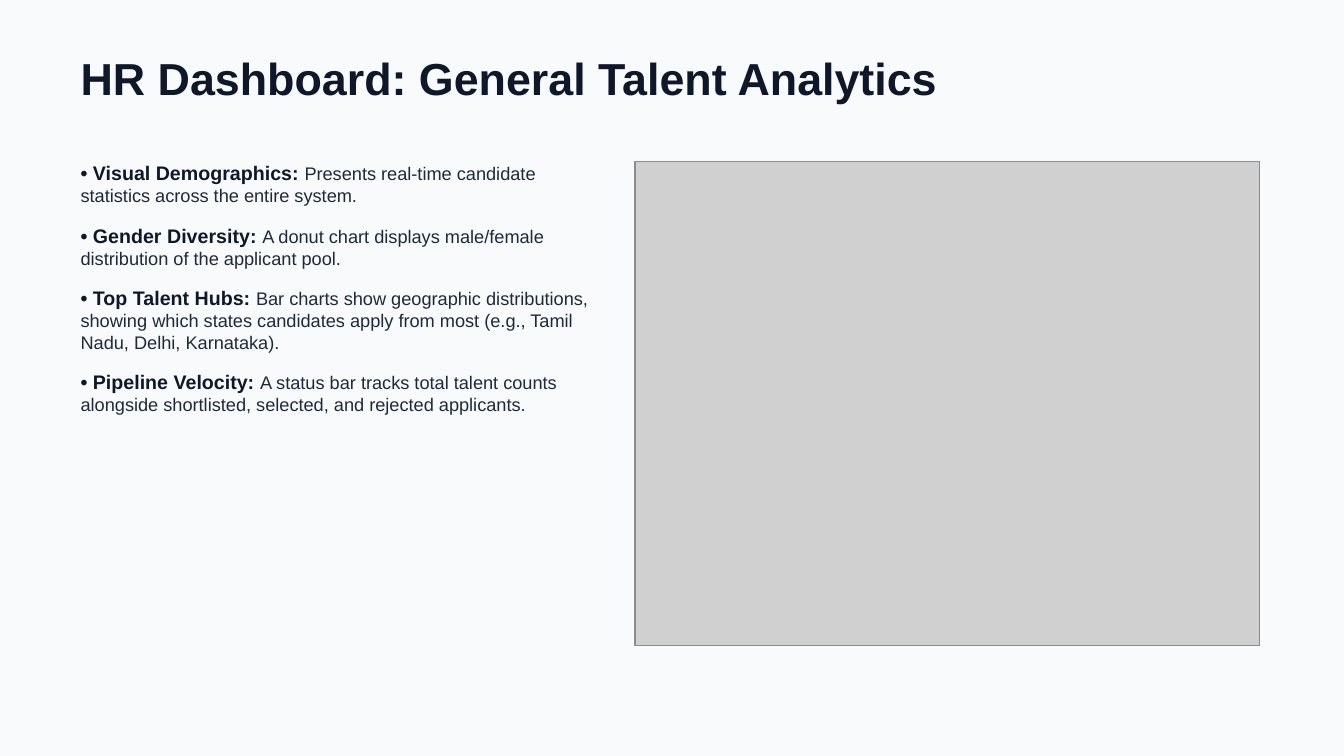
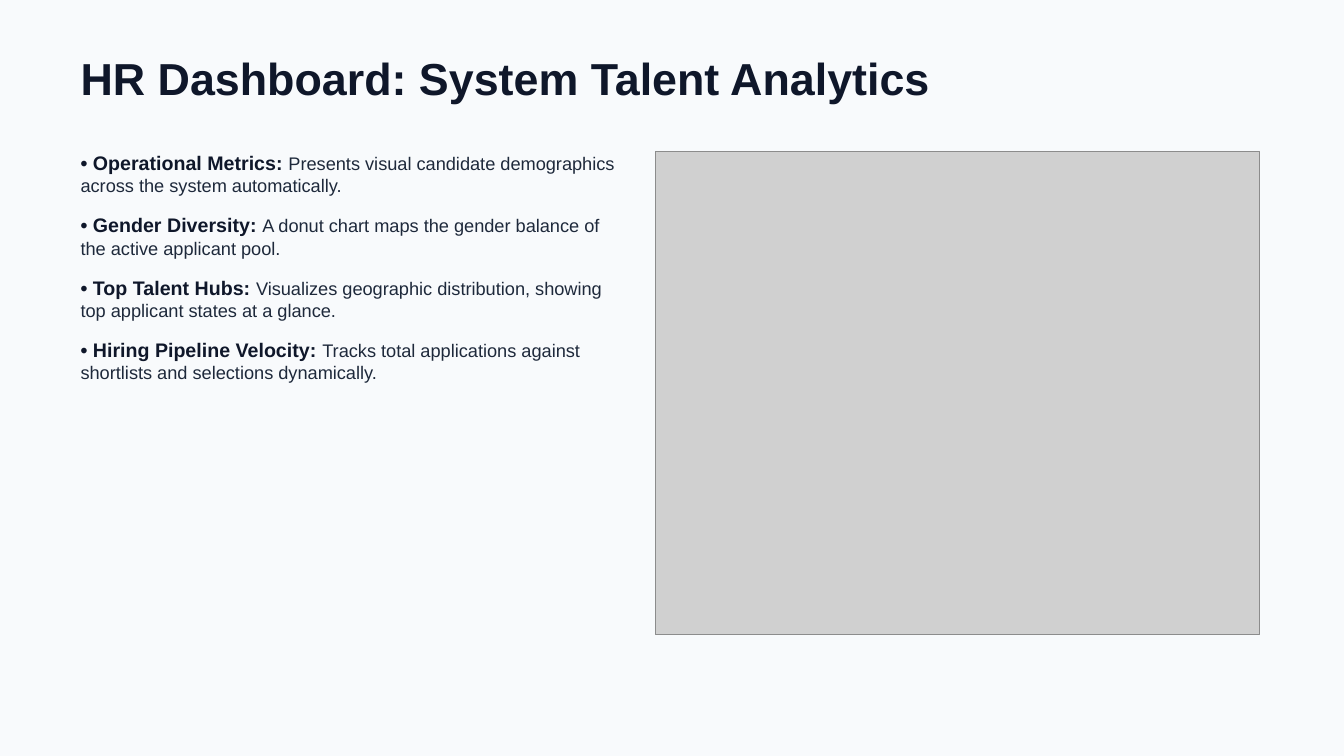
Before and after one commit to aws-ris/HR-Career-Portal, a slide deck: slide 6 of resources/HR_Portal_Presentation.pptx. Drawn at 1344x756 pixels with LibreOffice and Linux fonts; fonts in the diff are those of the drawing; grey boxes stand for pictures. Boxes give left, top, right and bottom in pixels: in the first picture for what was removed or moved away, otherwise in the second. Text is boxed around its words. In the diff, an @@ line names an element or a change of style, - is before the commit and + after.

```diff
--- a/resources/HR_Portal_Presentation.pptx
+++ b/resources/HR_Portal_Presentation.pptx
@@ text at (81,62,929,104): text changed @@
-HR Dashboard: General Talent Analytics
+HR Dashboard: System Talent Analytics
@@ text at (81,155,614,383): text changed @@
-• Visual Demographics: Presents real-time candidate statistics across the entire system.
-• Gender Diversity: A donut chart displays male/female distribution of the applicant pool.
-• Top Talent Hubs: Bar charts show geographic distributions, showing which states candidates apply from most (e.g., Tamil Nadu, Delhi, Karnataka).
-• Pipeline Velocity: A status bar tracks total talent counts alongside shortlisted, selected, and rejected applicants.
+• Operational Metrics: Presents visual candidate demographics across the system automatically.
+• Gender Diversity: A donut chart maps the gender balance of the active applicant pool.
+• Top Talent Hubs: Visualizes geographic distribution, showing top applicant states at a glance.
+• Hiring Pipeline Velocity: Tracks total applications against shortlists and selections dynamically.
@@ picture: place and size @@
-picture at (635,161,1260,645)
+picture at (655,151,1260,635)
```
Also in this commit, not shown: 9 other slides changed.
